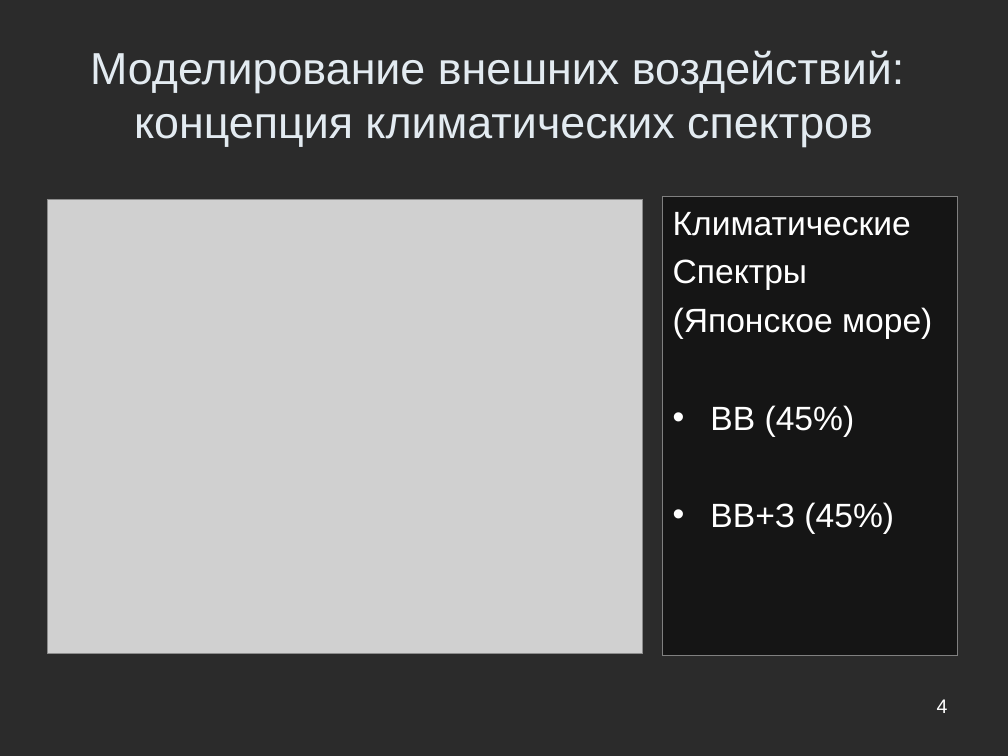
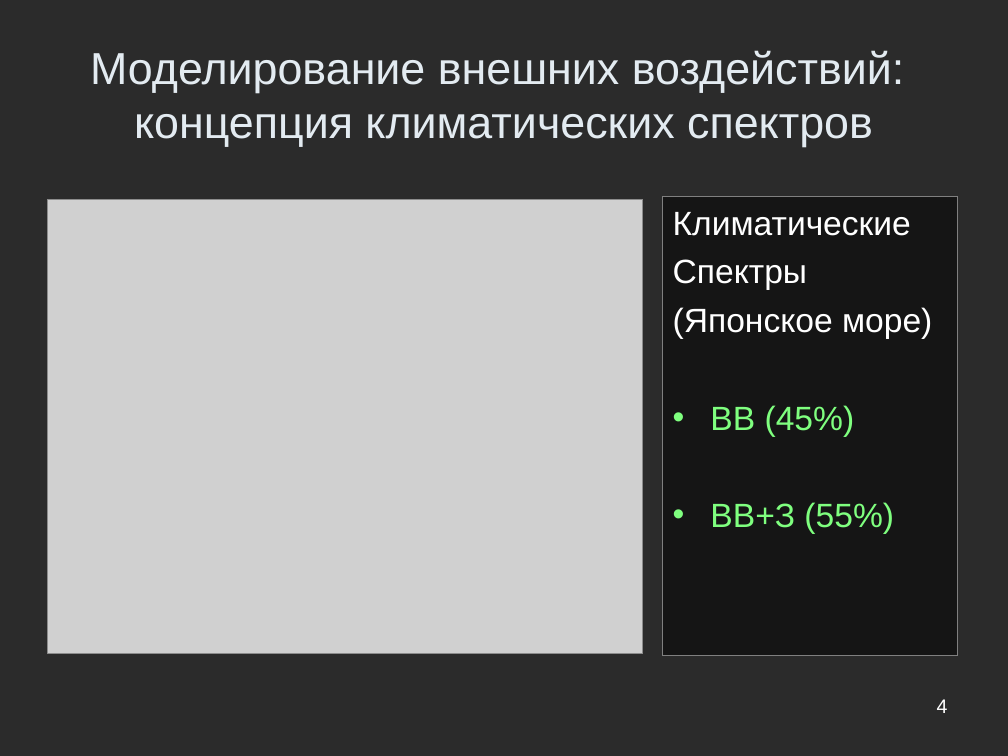
Before and after one commit to Jacobi20/nano-vis, a slide deck: slide 4 of ship_sim/docs/conf_hpc2010/hpc2010_navy_2.ppt. Drawn at 1008x756 pixels with LibreOffice and Linux fonts; fonts in the diff are those of the drawing; grey boxes stand for pictures; background and template pictures are left out; a plain dark background stands for a picture behind light text. Boxes give left, top, right and bottom in pixels: in the first picture for what was removed or moved away, otherwise in the second. Text is boxed around its words. In the diff, an @@ line names an element or a change of style, - is before the commit and + after.

```diff
--- a/ship_sim/docs/conf_hpc2010/hpc2010_navy_2.ppt
+++ b/ship_sim/docs/conf_hpc2010/hpc2010_navy_2.ppt
@@ text at (x1=710, y1=405, x2=855, y2=437): text colour #FFFFFF to #7FFF7F in "ВВ (45%)"; bullet colour #FFFFFF to #7FFF7F @@
@@ text at (x1=710, y1=502, x2=894, y2=534): text changed; text colour #FFFFFF to #7FFF7F @@
-• ВВ+З (45%)
+• ВВ+З (55%)
```
Also in this commit, not shown: 10 other slides changed, 2 slides added, 2 slides removed.
